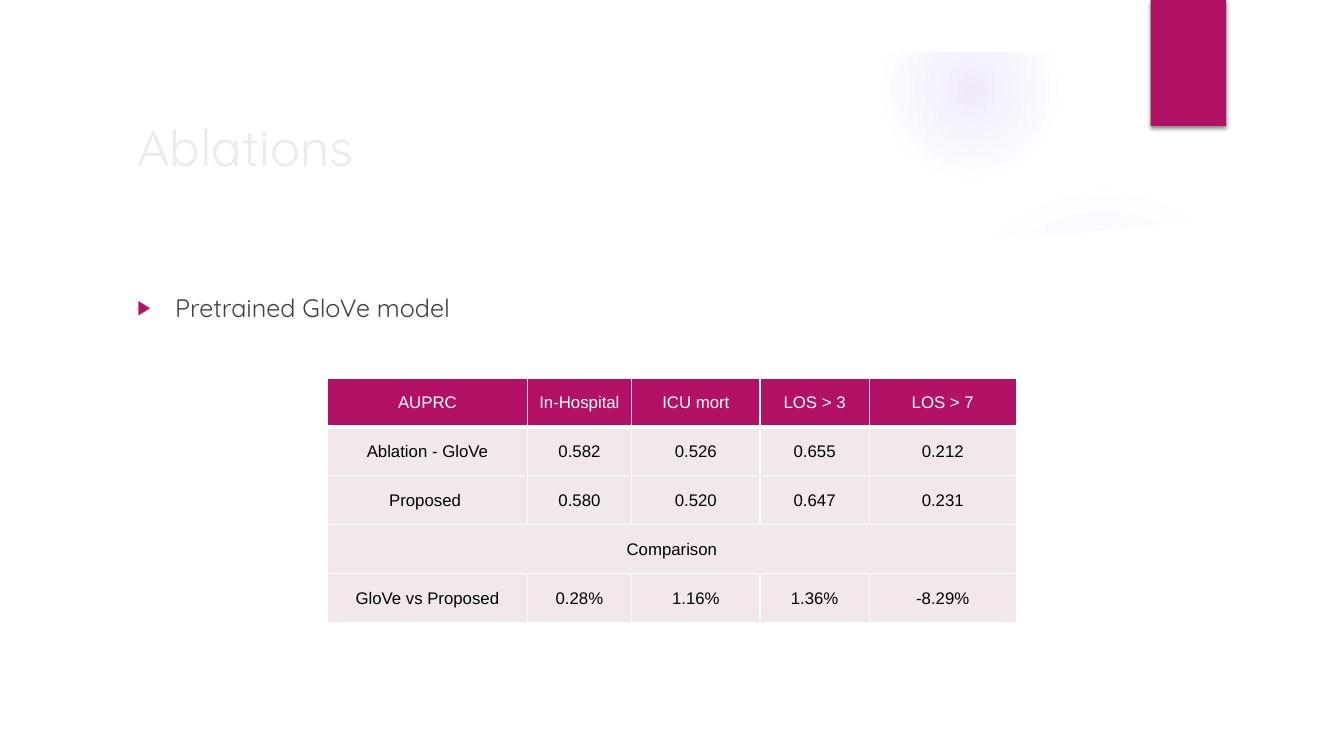
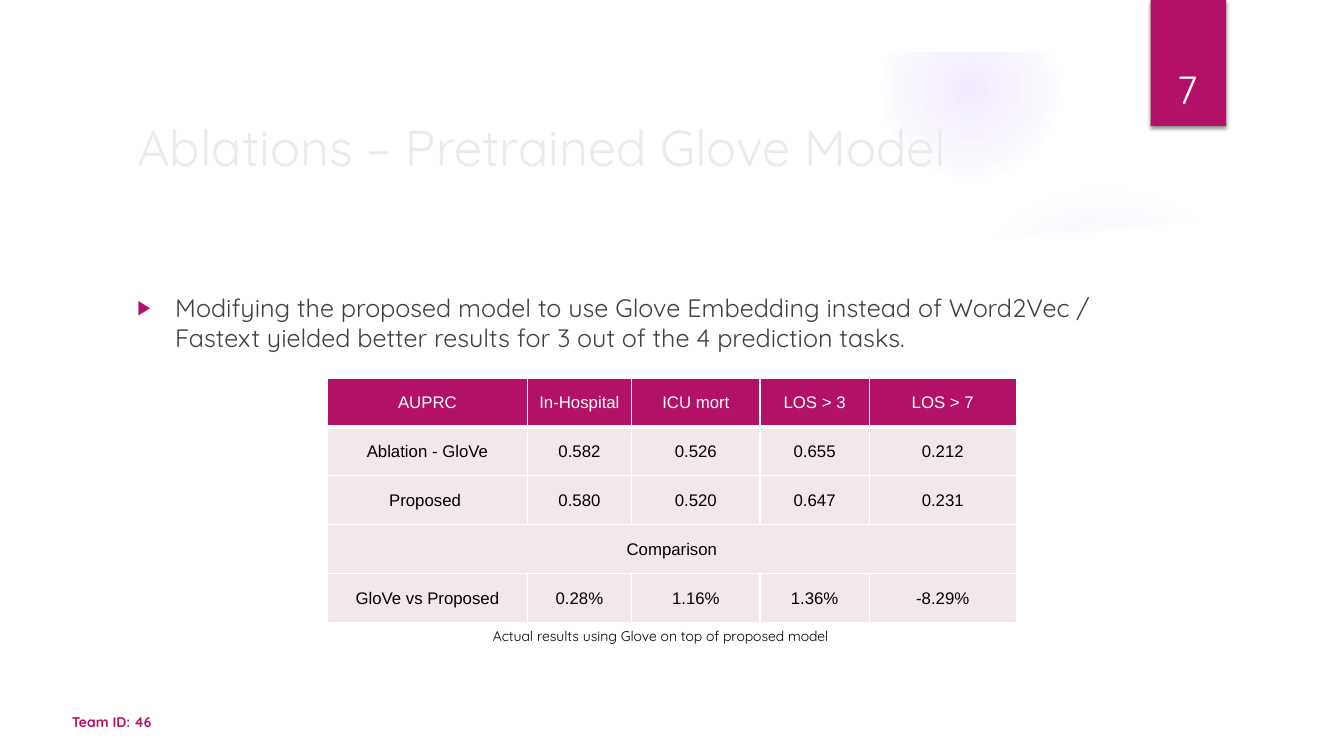
Before and after one commit to s-gopikrishnan/cs-598-dlh-final-project, a slide deck: slide 7 of report/project_presentation.pptx. Drawn at 1344x756 pixels with LibreOffice and Linux fonts; fonts in the diff are those of the drawing; background and template pictures are left out. Boxes give left, top, right and bottom in pixels: in the first picture for what was removed or moved away, otherwise in the second. Text is boxed around its words. In the diff, an @@ line names an element or a change of style, - is before the commit and + after.

```diff
--- a/report/project_presentation.pptx
+++ b/report/project_presentation.pptx
@@ page number added at (1177,76,1197,104), 28 pt, text #FFFFFF @@
+7
@@ text at (175,298,1070,352): text changed @@
-▶ Pretrained GloVe model
+▶ Modifying the proposed model to use Glove Embedding instead of Word2Vec / Fastext yielded better results for 3 out of the 4 prediction tasks.
@@ title at (615,298,680,318): text changed @@
-Ablations
+Ablations – Pretrained Glove Model
@@ text added at (493,630,828,644), 10 pt, text #000000 @@
+Actual results using Glove on top of proposed model
@@ text added at (72,717,152,727), 10 pt, text #B31166, bold @@
+Team ID: 46
```
Also in this commit, not shown: 7 other slides changed, 1 other file.
